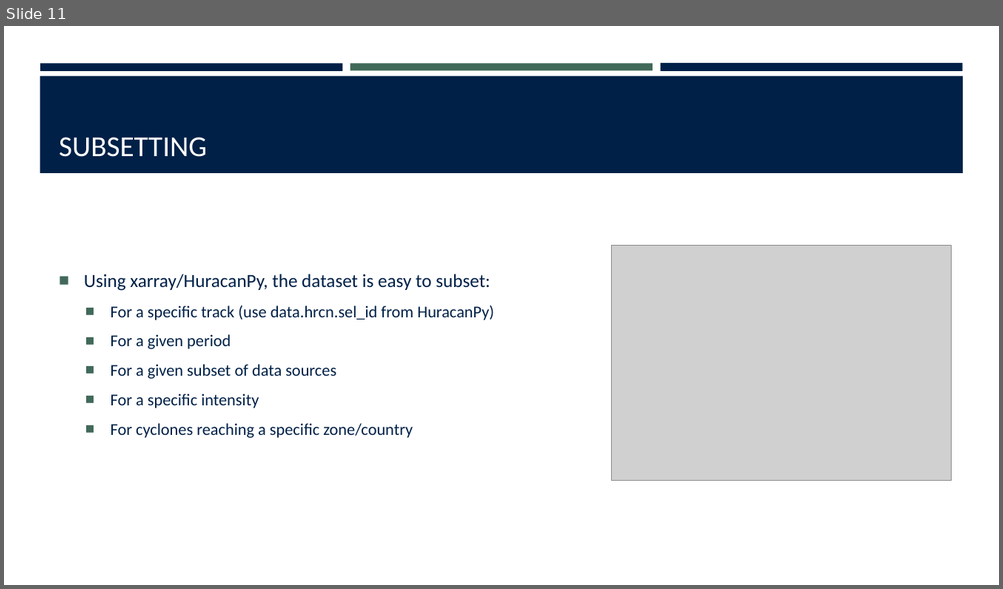
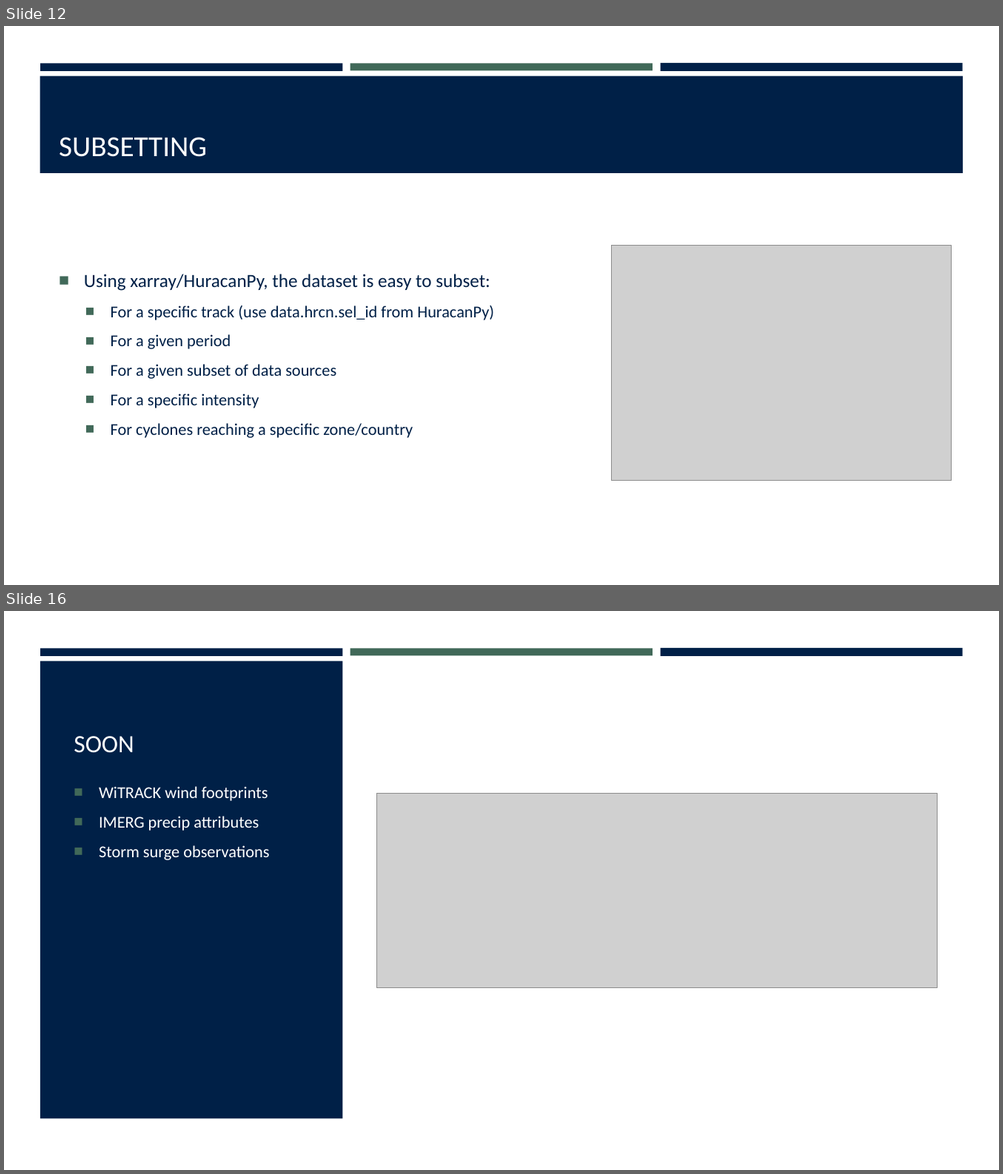
Before and after one commit to Huracan-project/extended-ibtracs, a slide deck: extended_ibtracs.pptx. Shown one above the other, each under a label of ours: slide 11 before the commit, slides 12 and 16 after it; the slides between them are not shown. The pictures are 1003x589 and 1003x1174 pixels, drawn with LibreOffice and Linux fonts; fonts in the diff are those of the drawing; grey boxes stand for pictures. Boxes give left, top, right and bottom in pixels: in the first picture for what was removed or moved away, otherwise in the second. Text is boxed around its words. In the diff, an @@ line names an element or a change of style, - is before the commit and + after.

```diff
--- a/extended_ibtracs.pptx
+++ b/extended_ibtracs.pptx
@@ slide 16 added at [4,611,999,1170], background #000000 @@
@@ rectangle added at [4,611,999,1170], fill #FFFFFF @@
@@ rectangle added at [40,648,343,655], fill #002047 @@
@@ rectangle added at [350,648,652,655], fill #416959 @@
@@ rectangle added at [660,648,962,657], fill #002047 @@
@@ rectangle added at [40,661,342,1119], fill #002047 @@
@@ title added at [74,736,134,753], 24 pt, text #FFFFFF @@
+SOON
@@ text added at [99,786,269,860], 16 pt, text #FFFFFF @@
+■ WiTRACK wind footprints
+■ IMERG precip attributes
+■ Storm surge observations
@@ picture added at [377,793,937,988] @@
@@ what was slide 11 is now slide 12 @@
```
Also in this commit, not shown: 2 slides changed, 3 other slides added, 3 slides removed.
